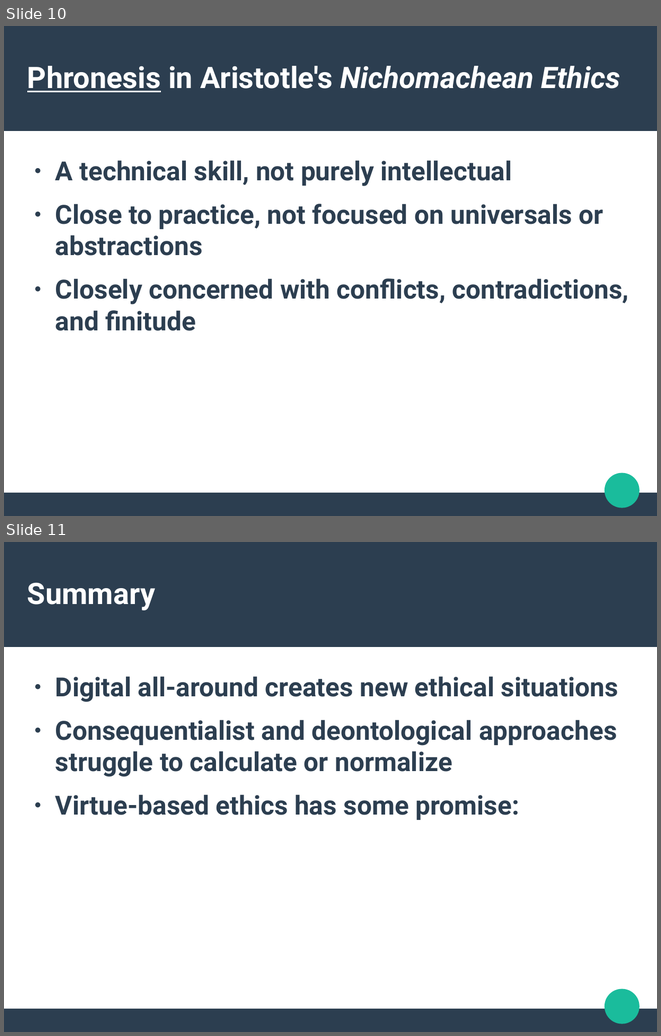
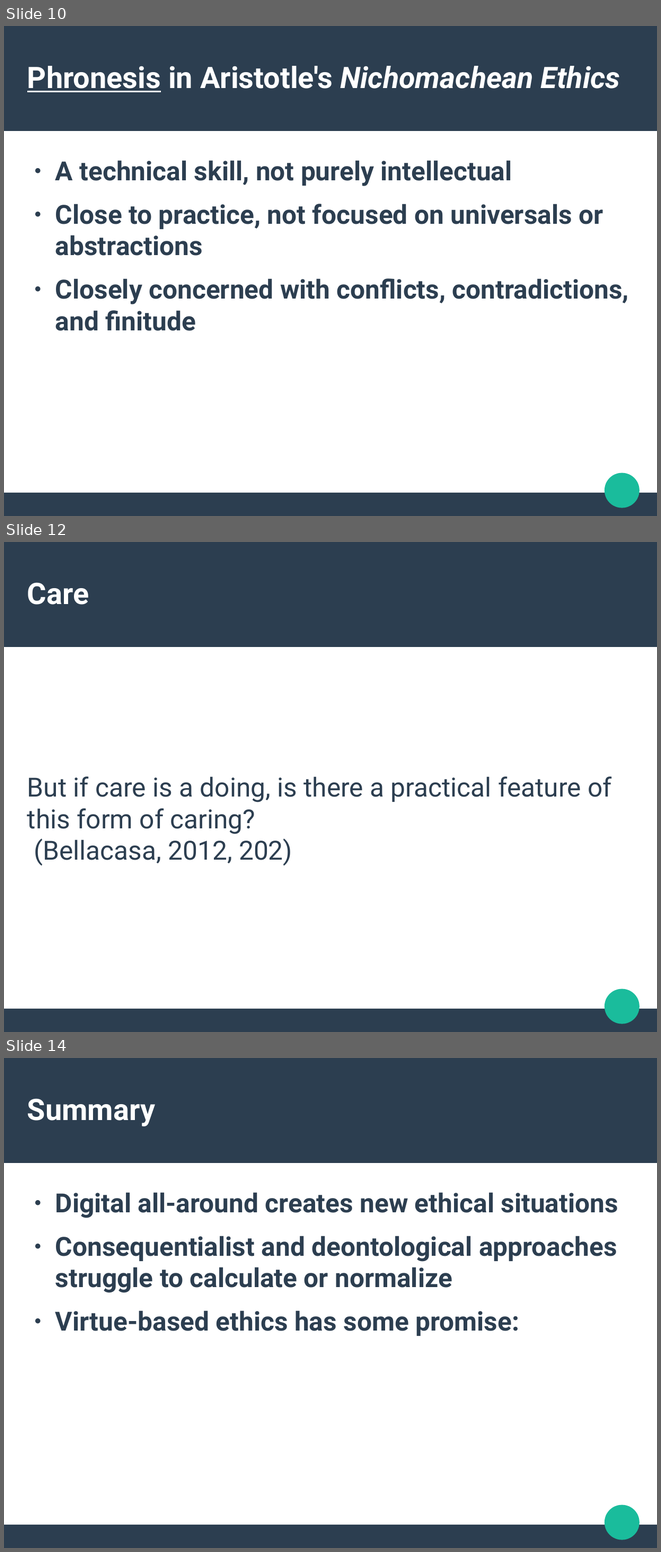
Before and after one commit to rian39/digital_ethics, a slide deck: digital_ethics_slides.odp. Shown one above the other, each under a label of ours: slides 10 and 11 before the commit, slides 10, 12 and 14 after it; the slides between them are not shown. The pictures are 661x1036 and 661x1552 pixels, drawn with LibreOffice and Linux fonts; fonts in the diff are those of the drawing. Boxes give left, top, right and bottom in pixels: in the first picture for what was removed or moved away, otherwise in the second. Text is boxed around its words. In the diff, an @@ line names an element or a change of style, - is before the commit and + after.

```diff
--- a/digital_ethics_slides.odp
+++ b/digital_ethics_slides.odp
@@ slide 12 added at (4, 542, 657, 1032), background #FFFFFF; not listed: 3 template elements that a slide beside it also shows @@
@@ title added at (27, 582, 89, 605), 36 pt, text #FFFFFF, bold @@
+Care
@@ subtitle added at (27, 776, 612, 865), 32 pt, text #2C3E50 @@
+But if care is a doing, is there a practical feature of this form of caring?
+(Bellacasa, 2012, 202)
@@ what was slide 11 is now slide 14 @@
```
Also in this commit, not shown: 2 slides changed, 2 other slides added, 2 other files.
